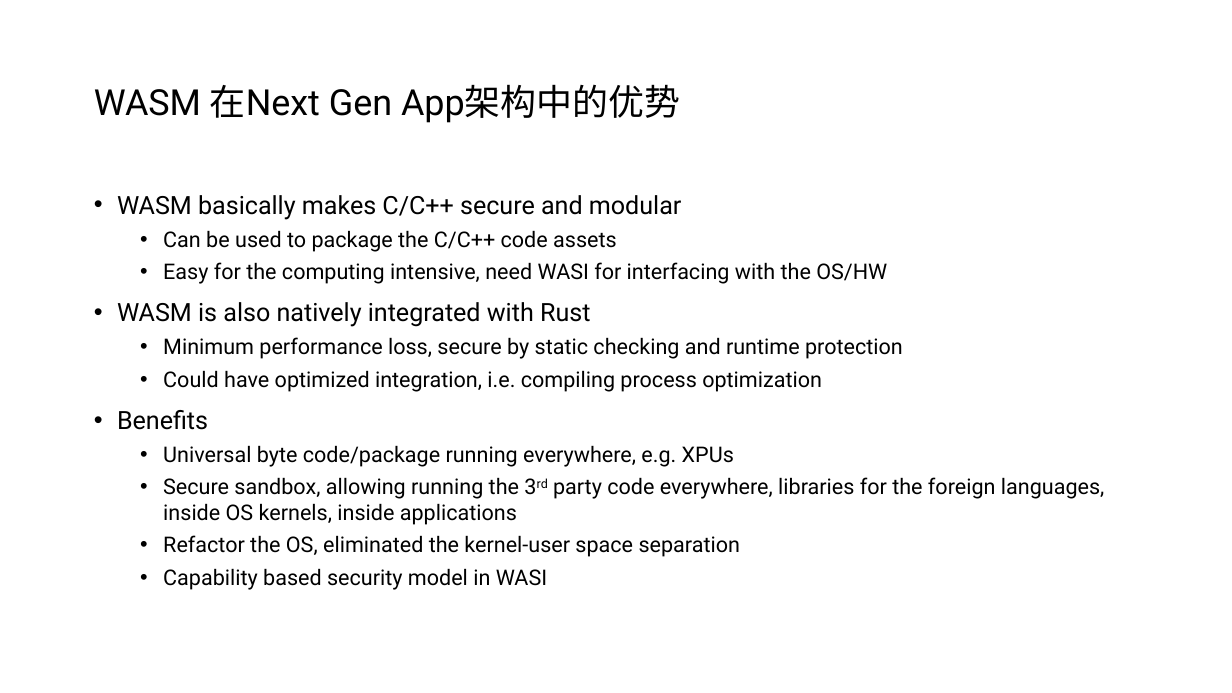
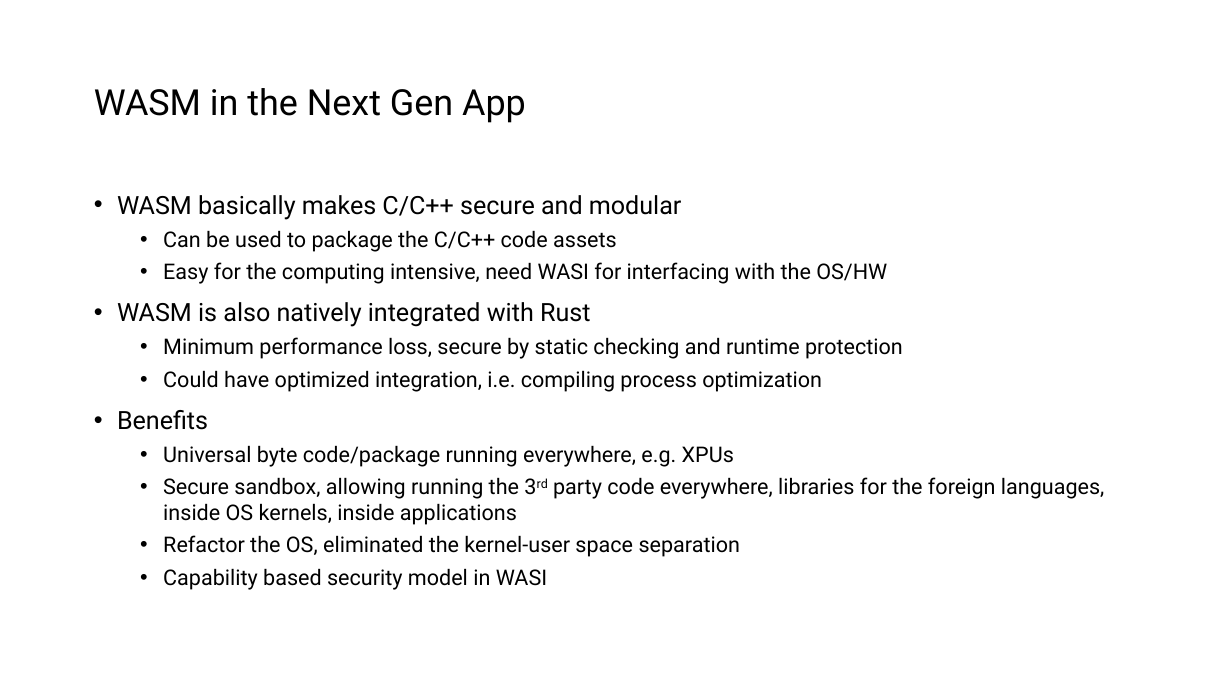
Before and after one commit to sbagga/mistyminds, a slide deck: slide 18 of _posts/Next Gen App Architecture.pptx (slide 14 before the commit). Drawn at 1232x693 pixels with LibreOffice and Linux fonts; fonts in the diff are those of the drawing. Boxes give left, top, right and bottom in pixels: in the first picture for what was removed or moved away, otherwise in the second. Text is boxed around its words. In the diff, an @@ line names an element or a change of style, - is before the commit and + after.

```diff
--- a/_posts/Next Gen App Architecture.pptx
+++ b/_posts/Next Gen App Architecture.pptx
@@ title at (x1=94, y1=88, x2=526, y2=123): text changed @@
-WASM 在Next Gen App架构中的优势
+WASM in the Next Gen App
```
Also in this commit, not shown: 2 other slides changed, 5 slides added, 1 slide removed, 1 other file.
